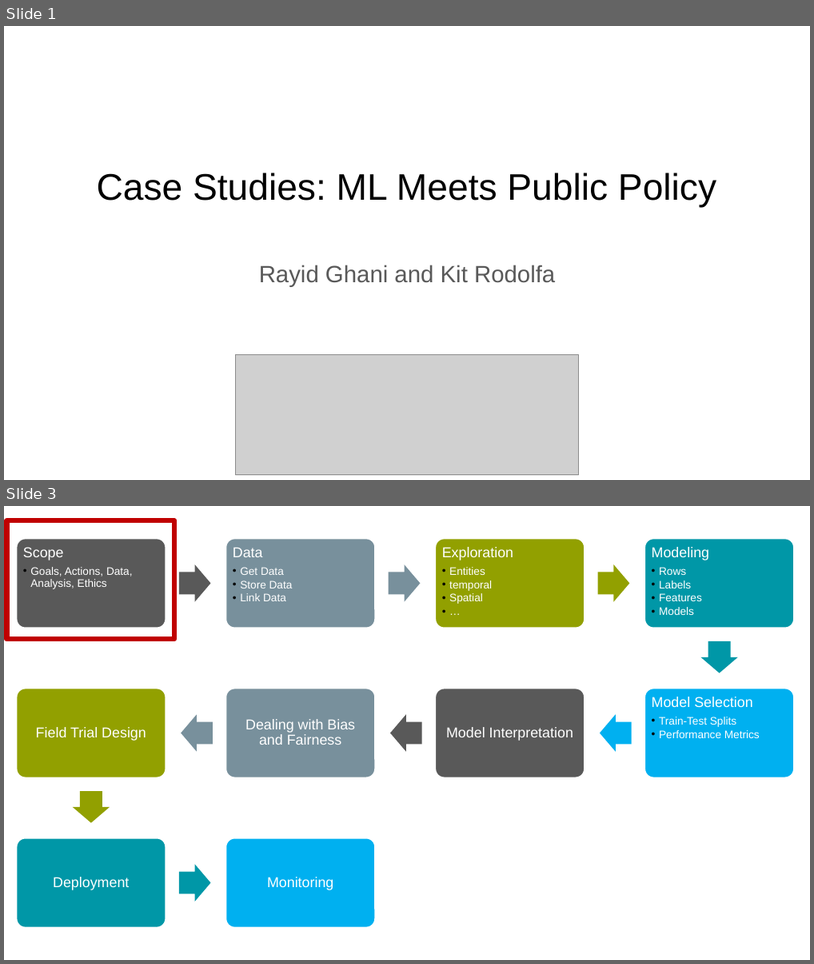
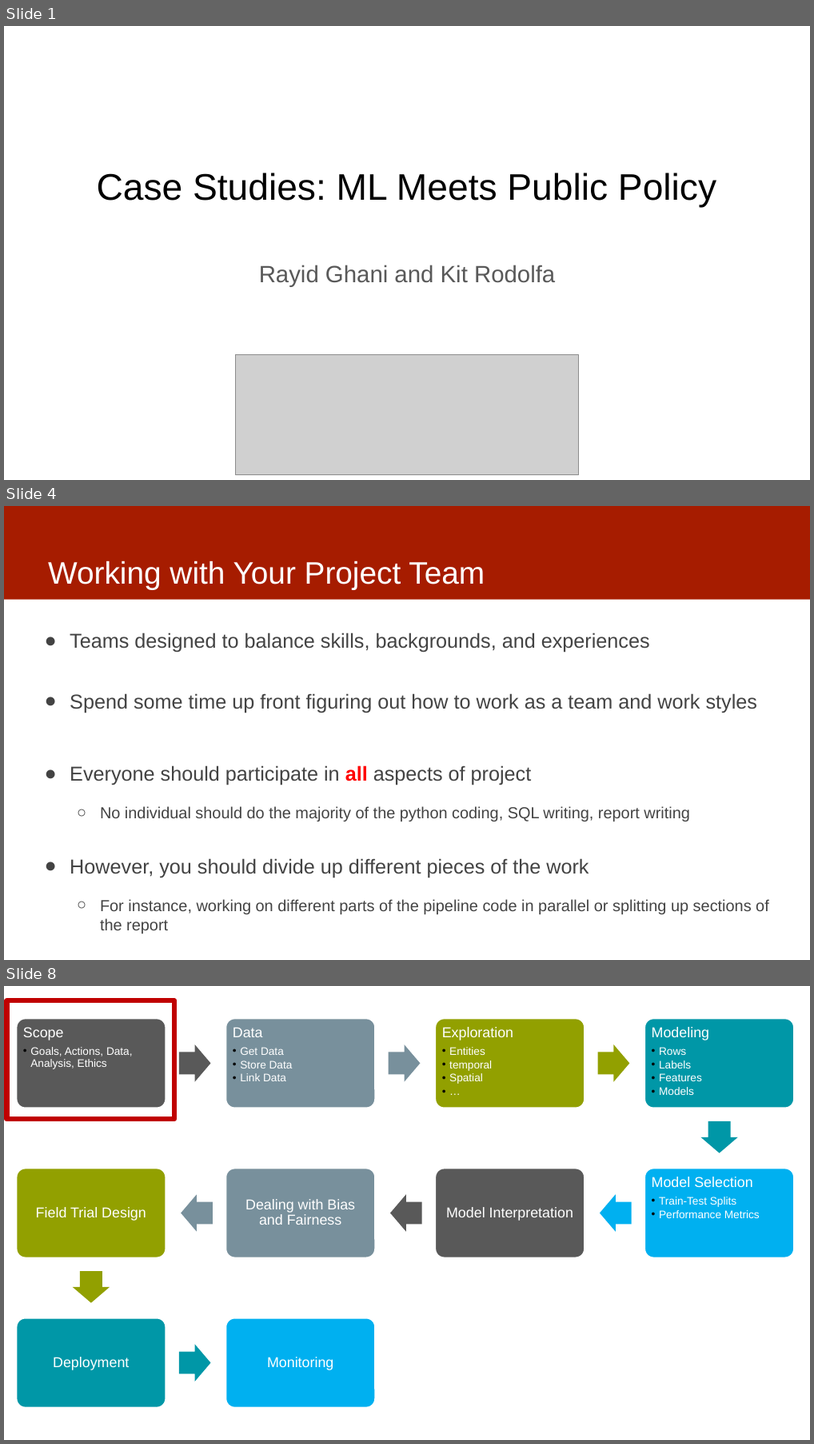
Before and after one commit to dssg/mlforpublicpolicylab, a slide deck: Lectures/03-casestudies.pptx. Shown one above the other, each under a label of ours: slides 1 and 3 before the commit, slides 1, 4 and 8 after it; the slides between them are not shown. The pictures are 814x964 and 814x1444 pixels, drawn with LibreOffice and Linux fonts; fonts in the diff are those of the drawing; grey boxes stand for pictures. Boxes give left, top, right and bottom in pixels: in the first picture for what was removed or moved away, otherwise in the second. Text is boxed around its words. In the diff, an @@ line names an element or a change of style, - is before the commit and + after.

```diff
--- a/Lectures/03-casestudies.pptx
+++ b/Lectures/03-casestudies.pptx
@@ slide 4 added at (x1=4, y1=506, x2=810, y2=960), background #FFFFFF @@
@@ rectangle added at (x1=4, y1=506, x2=810, y2=599), fill #A61C00 @@
@@ title added at (x1=48, y1=561, x2=485, y2=590), 37 pt, text #FFFFFF @@
+Working with Your Project Team
@@ text added at (x1=70, y1=632, x2=770, y2=914), 24 pt, text #434343 @@
+● Teams designed to balance skills, backgrounds, and experiences
+● Spend some time up front figuring out how to work as a team and work styles
+● Everyone should participate in all aspects of project
+  ○ No individual should do the majority of the python coding, SQL writing, report writing
+● However, you should divide up different pieces of the work
+  ○ For instance, working on different parts of the pipeline code in parallel or splitting up sections of the report
@@ what was slide 3 is now slide 8 @@
```
Also in this commit, not shown: 2 slides changed, 7 other slides added.
